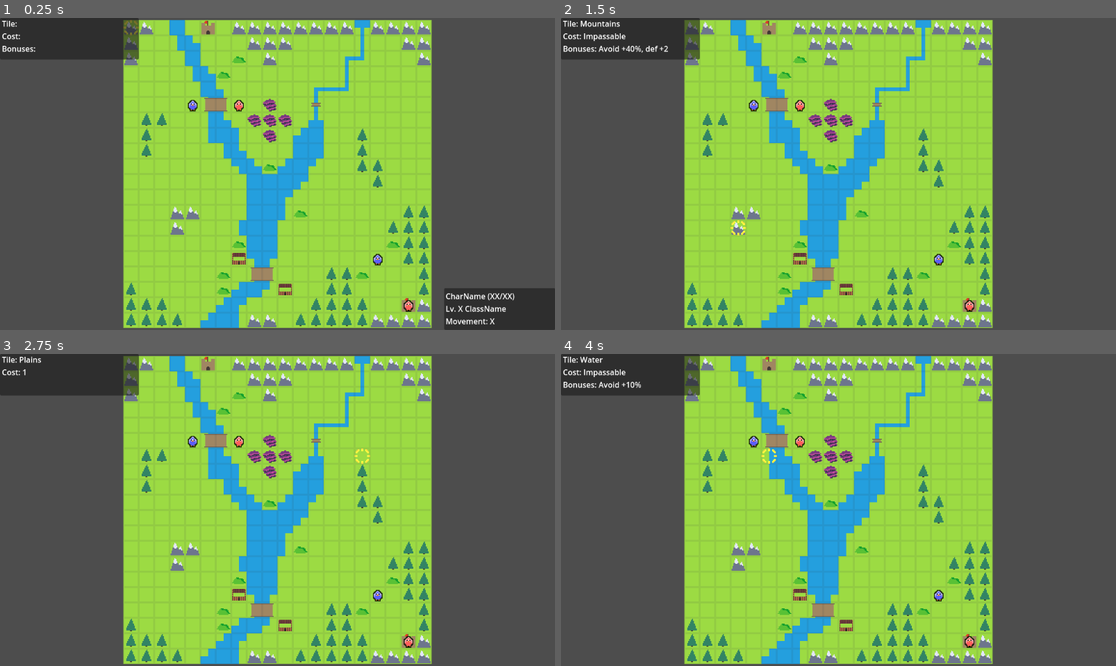
Above: before the commit, frames 1-4 (two rows, left to right).
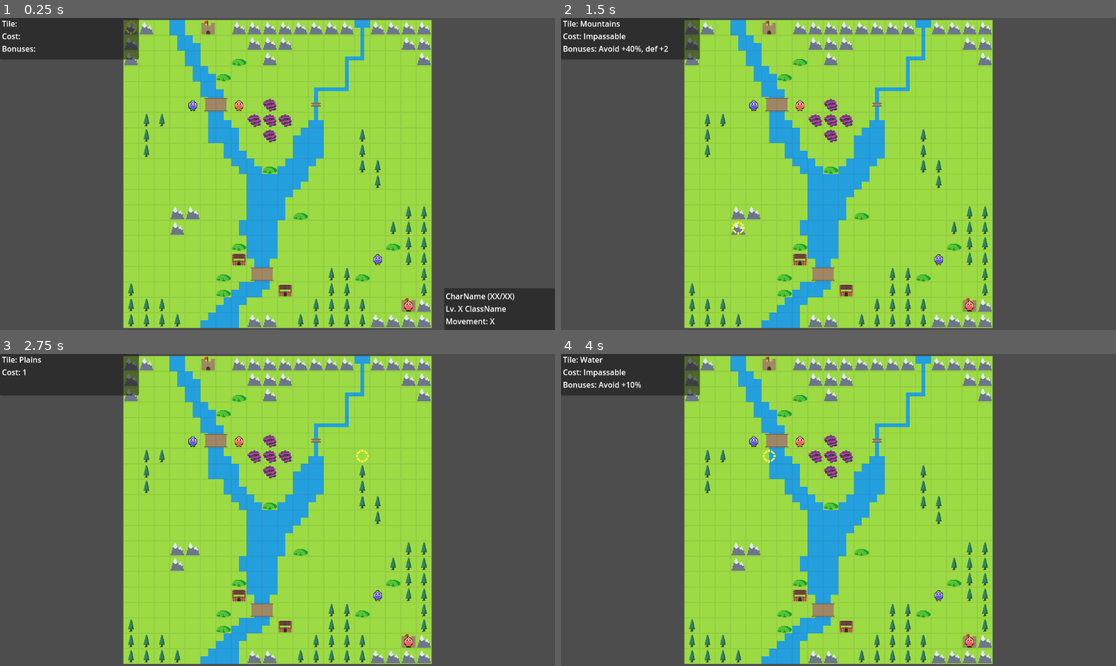
Above: after the commit, the same moments.

Repository: Kibibibit/chickenwarrior
Game: Godot game, scene res://src/scenes/main/main.tscn
Same seed, same stepped clock (60 frames per second), same inputs: the game is played once before the commit and once after it.
Inputs (mouse positions are in pixels of both pictures, inside the frame that each line leads up to):
- Up to frame 1 (0.25 s): no input
- Up to frame 2 (1.5 s): tap Enter (ui_accept) at 0.5, 0.77, 1.25 s; move the mouse to (960, 158) at 0.52 s; hold Right (ui_right) 0.53-1.28 s; click (960, 158) at 0.67 s; move the mouse to (727, 189) at 1.27 s; hold Down (ui_down) from 1.28 s (still down)
- Up to frame 3 (2.75 s): tap Enter (ui_accept) at 1.52, 2 s; move the mouse to (333, 441) at 2.02 s; release Down (ui_down) at 2.03 s; hold Right (ui_right) from 2.03 s (still down)
- Up to frame 4 (4 s): tap Enter (ui_accept) at 2.75, 3.02, 3.5, 3.77 s; move the mouse to (810, 572) at 2.77 s; release Right (ui_right) at 2.78 s; hold Up (ui_up) 2.78-3.53 s; click (810, 572) at 2.92 s; move the mouse to (1005, 556) at 3.52 s; hold Left (ui_left) from 3.53 s (still down)

The runs differ from the first frame. In frame 1, 1.8% of the frame differs, in the area x 22-78%, y 0-99%; in frame 2, 1.8%; in frame 3, 1.8%; in frame 4, 1.8%, in the area x 22-78%, y 12-99%.

Commit message:
Started upscaling to 32px

Diff:
--- a/assets/tiles.tres
+++ b/assets/tiles.tres
@@ -1,25 +1,46 @@
 [gd_resource type="TileSet" load_steps=3 format=3 uid="uid://bcusgtqtrsfmy"]
 
-[ext_resource type="Texture2D" uid="uid://j0xtvxr8fbjs" path="res://assets/tiles.png" id="1_ym1q8"]
+[ext_resource type="Texture2D" uid="uid://b45rgagageibx" path="res://assets/tiles2x.png" id="1_87ebr"]
 
 [sub_resource type="TileSetAtlasSource" id="TileSetAtlasSource_iwoat"]
-texture = ExtResource("1_ym1q8")
+texture = ExtResource("1_87ebr")
+texture_region_size = Vector2i(32, 32)
 0:0/0 = 0
 1:0/0 = 0
 2:0/0 = 0
+3:0/0 = 0
+4:0/0 = 0
+5:0/0 = 0
 0:1/0 = 0
 1:1/0 = 0
 2:1/0 = 0
+3:1/0 = 0
+4:1/0 = 0
+5:1/0 = 0
 0:2/0 = 0
 1:2/0 = 0
 2:2/0 = 0
+3:2/0 = 0
+4:2/0 = 0
+5:2/0 = 0
 0:3/0 = 0
 1:3/0 = 0
 2:3/0 = 0
-3:0/0 = 0
-3:1/0 = 0
-3:2/0 = 0
 3:3/0 = 0
+4:3/0 = 0
+5:3/0 = 0
+0:4/0 = 0
+1:4/0 = 0
+2:4/0 = 0
+3:4/0 = 0
+4:4/0 = 0
+5:4/0 = 0
+0:5/0 = 0
+1:5/0 = 0
+2:5/0 = 0
+3:5/0 = 0
+4:5/0 = 0
+5:5/0 = 0
 
 [resource]
 sources/0 = SubResource("TileSetAtlasSource_iwoat")
--- a/resources/sprite_frames/chicken_map.tres
+++ b/resources/sprite_frames/chicken_map.tres
@@ -1,80 +1,80 @@
 [gd_resource type="SpriteFrames" load_steps=19 format=3 uid="uid://gvsnhenop7j7"]
 
-[ext_resource type="Texture2D" uid="uid://dwul81ipsyxe3" path="res://assets/map_sprites/chicken_map.png" id="1_m08en"]
+[ext_resource type="Texture2D" uid="uid://ct3bfegtdy526" path="res://assets/map_sprites/chicken_map2x.png" id="1_ljeh6"]
 
-[sub_resource type="AtlasTexture" id="AtlasTexture_226pi"]
-atlas = ExtResource("1_m08en")
-region = Rect2(0, 0, 16, 16)
+[sub_resource type="AtlasTexture" id="AtlasTexture_y7yxg"]
+atlas = ExtResource("1_ljeh6")
+region = Rect2(0, 0, 32, 32)
 
-[sub_resource type="AtlasTexture" id="AtlasTexture_e0ps7"]
-atlas = ExtResource("1_m08en")
-region = Rect2(0, 48, 16, 16)
+[sub_resource type="AtlasTexture" id="AtlasTexture_2l2jt"]
+atlas = ExtResource("1_ljeh6")
+region = Rect2(0, 96, 32, 32)
 
-[sub_resource type="AtlasTexture" id="AtlasTexture_pu66b"]
-atlas = ExtResource("1_m08en")
-region = Rect2(16, 48, 16, 16)
+[sub_resource type="AtlasTexture" id="AtlasTexture_v7p0j"]
+atlas = ExtResource("1_ljeh6")
+region = Rect2(32, 96, 32, 32)
 
-[sub_resource type="AtlasTexture" id="AtlasTexture_t2dks"]
-atlas = ExtResource("1_m08en")
-region = Rect2(32, 48, 16, 16)
+[sub_resource type="AtlasTexture" id="AtlasTexture_lm01i"]
+atlas = ExtResource("1_ljeh6")
+region = Rect2(64, 96, 32, 32)
 
-[sub_resource type="AtlasTexture" id="AtlasTexture_p25ml"]
-atlas = ExtResource("1_m08en")
-region = Rect2(48, 48, 16, 16)
+[sub_resource type="AtlasTexture" id="AtlasTexture_ig6q4"]
+atlas = ExtResource("1_ljeh6")
+region = Rect2(96, 96, 32, 32)
 
-[sub_resource type="AtlasTexture" id="AtlasTexture_kelj1"]
-atlas = ExtResource("1_m08en")
-region = Rect2(0, 16, 16, 16)
+[sub_resource type="AtlasTexture" id="AtlasTexture_ciidj"]
+atlas = ExtResource("1_ljeh6")
+region = Rect2(0, 32, 32, 32)
 
-[sub_resource type="AtlasTexture" id="AtlasTexture_edduc"]
-atlas = ExtResource("1_m08en")
-region = Rect2(16, 16, 16, 16)
+[sub_resource type="AtlasTexture" id="AtlasTexture_24ggv"]
+atlas = ExtResource("1_ljeh6")
+region = Rect2(32, 32, 32, 32)
 
-[sub_resource type="AtlasTexture" id="AtlasTexture_pg2id"]
-atlas = ExtResource("1_m08en")
-region = Rect2(32, 16, 16, 16)
+[sub_resource type="AtlasTexture" id="AtlasTexture_4fcvi"]
+atlas = ExtResource("1_ljeh6")
+region = Rect2(64, 32, 32, 32)
 
-[sub_resource type="AtlasTexture" id="AtlasTexture_npxbm"]
-atlas = ExtResource("1_m08en")
-region = Rect2(48, 16, 16, 16)
+[sub_resource type="AtlasTexture" id="AtlasTexture_hxod5"]
+atlas = ExtResource("1_ljeh6")
+region = Rect2(96, 32, 32, 32)
 
-[sub_resource type="AtlasTexture" id="AtlasTexture_q8x88"]
-atlas = ExtResource("1_m08en")
-region = Rect2(0, 0, 16, 16)
+[sub_resource type="AtlasTexture" id="AtlasTexture_pjk4y"]
+atlas = ExtResource("1_ljeh6")
+region = Rect2(0, 0, 32, 32)
 
-[sub_resource type="AtlasTexture" id="AtlasTexture_pyipl"]
-atlas = ExtResource("1_m08en")
-region = Rect2(16, 0, 16, 16)
+[sub_resource type="AtlasTexture" id="AtlasTexture_6e0wf"]
+atlas = ExtResource("1_ljeh6")
+region = Rect2(32, 0, 32, 32)
 
-[sub_resource type="AtlasTexture" id="AtlasTexture_tpb3e"]
-atlas = ExtResource("1_m08en")
-region = Rect2(32, 0, 16, 16)
+[sub_resource type="AtlasTexture" id="AtlasTexture_5lcrc"]
+atlas = ExtResource("1_ljeh6")
+region = Rect2(64, 0, 32, 32)
 
-[sub_resource type="AtlasTexture" id="AtlasTexture_4h5xm"]
-atlas = ExtResource("1_m08en")
-region = Rect2(48, 0, 16, 16)
+[sub_resource type="AtlasTexture" id="AtlasTexture_av43q"]
+atlas = ExtResource("1_ljeh6")
+region = Rect2(96, 0, 32, 32)
 
-[sub_resource type="AtlasTexture" id="AtlasTexture_0jsh7"]
-atlas = ExtResource("1_m08en")
-region = Rect2(0, 32, 16, 16)
+[sub_resource type="AtlasTexture" id="AtlasTexture_rsrer"]
+atlas = ExtResource("1_ljeh6")
+region = Rect2(0, 64, 32, 32)
 
-[sub_resource type="AtlasTexture" id="AtlasTexture_ylore"]
-atlas = ExtResource("1_m08en")
-region = Rect2(16, 32, 16, 16)
+[sub_resource type="AtlasTexture" id="AtlasTexture_pmty3"]
+atlas = ExtResource("1_ljeh6")
+region = Rect2(32, 64, 32, 32)
 
-[sub_resource type="AtlasTexture" id="AtlasTexture_cf2kw"]
-atlas = ExtResource("1_m08en")
-region = Rect2(32, 32, 16, 16)
+[sub_resource type="AtlasTexture" id="AtlasTexture_70jfd"]
+atlas = ExtResource("1_ljeh6")
+region = Rect2(64, 64, 32, 32)
 
-[sub_resource type="AtlasTexture" id="AtlasTexture_e4oy2"]
-atlas = ExtResource("1_m08en")
-region = Rect2(48, 32, 16, 16)
+[sub_resource type="AtlasTexture" id="AtlasTexture_grqo8"]
+atlas = ExtResource("1_ljeh6")
+region = Rect2(96, 64, 32, 32)
 
 [resource]
 animations = [{
 "frames": [{
 "duration": 1.0,
-"texture": SubResource("AtlasTexture_226pi")
+"texture": SubResource("AtlasTexture_y7yxg")
 }],
 "loop": true,
 "name": &"default",
@@ -82,16 +82,16 @@
 }, {
 "frames": [{
 "duration": 1.0,
-"texture": SubResource("AtlasTexture_e0ps7")
+"texture": SubResource("AtlasTexture_2l2jt")
 }, {
 "duration": 1.0,
-"texture": SubResource("AtlasTexture_pu66b")
+"texture": SubResource("AtlasTexture_v7p0j")
 }, {
 "duration": 1.0,
-"texture": SubResource("AtlasTexture_t2dks")
+"texture": SubResource("AtlasTexture_lm01i")
 }, {
 "duration": 1.0,
-"texture": SubResource("AtlasTexture_p25ml")
+"texture": SubResource("AtlasTexture_ig6q4")
 }],
 "loop": true,
 "name": &"highlight",
@@ -99,16 +99,16 @@
 }, {
 "frames": [{
 "duration": 1.0,
-"texture": SubResource("AtlasTexture_kelj1")
+"texture": SubResource("AtlasTexture_ciidj")
 }, {
 "duration": 1.0,
-"texture": SubResource("AtlasTexture_edduc")
+"texture": SubResource("AtlasTexture_24ggv")
 }, {
 "duration": 1.0,
-"texture": SubResource("AtlasTexture_pg2id")
+"texture": SubResource("AtlasTexture_4fcvi")
 }, {
 "duration": 1.0,
-"texture": SubResource("AtlasTexture_npxbm")
+"texture": SubResource("AtlasTexture_hxod5")
 }],
 "loop": true,
 "name": &"walk_backwards",
@@ -116,16 +116,16 @@
 }, {
 "frames": [{
 "duration": 1.0,
-"texture": SubResource("AtlasTexture_q8x88")
+"texture": SubResource("AtlasTexture_pjk4y")
 }, {
 "duration": 1.0,
-"texture": SubResource("AtlasTexture_pyipl")
+"texture": SubResource("AtlasTexture_6e0wf")
 }, {
 "duration": 1.0,
-"texture": SubResource("AtlasTexture_tpb3e")
+"texture": SubResource("AtlasTexture_5lcrc")
 }, {
 "duration": 1.0,
-"texture": SubResource("AtlasTexture_4h5xm")
+"texture": SubResource("AtlasTexture_av43q")
 }],
 "loop": true,
 "name": &"walk_forward",
@@ -133,16 +133,16 @@
 }, {
 "frames": [{
 "duration": 1.0,
-"texture": SubResource("AtlasTexture_0jsh7")
+"texture": SubResource("AtlasTexture_rsrer")
 }, {
 "duration": 1.0,
-"texture": SubResource("AtlasTexture_ylore")
+"texture": SubResource("AtlasTexture_pmty3")
 }, {
 "duration": 1.0,
-"texture": SubResource("AtlasTexture_cf2kw")
+"texture": SubResource("AtlasTexture_70jfd")
 }, {
 "duration": 1.0,
-"texture": SubResource("AtlasTexture_e4oy2")
+"texture": SubResource("AtlasTexture_grqo8")
 }],
 "loop": true,
 "name": &"walk_sideways",
--- /dev/null
+++ b/resources/sprite_frames/cursor_frames.tres
@@ -0,0 +1,25 @@
+[gd_resource type="SpriteFrames" load_steps=4 format=3 uid="uid://utsc716b2psc"]
+
+[ext_resource type="Texture2D" uid="uid://bd2jusogwjpdl" path="res://assets/cursor2x.png" id="1_dfu8y"]
+
+[sub_resource type="AtlasTexture" id="AtlasTexture_y1ymc"]
+atlas = ExtResource("1_dfu8y")
+region = Rect2(0, 0, 32, 32)
+
+[sub_resource type="AtlasTexture" id="AtlasTexture_473jn"]
+atlas = ExtResource("1_dfu8y")
+region = Rect2(32, 0, 32, 32)
+
+[resource]
+animations = [{
+"frames": [{
+"duration": 1.0,
+"texture": SubResource("AtlasTexture_y1ymc")
+}, {
+"duration": 1.0,
+"texture": SubResource("AtlasTexture_473jn")
+}],
+"loop": true,
+"name": &"default",
+"speed": 5.0
+}]
--- a/resources/tilesets/test_map_tileset.tres
+++ b/resources/tilesets/test_map_tileset.tres
@@ -1,49 +1,51 @@
 [gd_resource type="TileSet" script_class="MapTileSet" load_steps=5 format=3 uid="uid://dxvy85xtp5bhc"]
 
 [ext_resource type="Script" path="res://src/scripts/resource_types/map_tile_set.gd" id="1_7ixvu"]
-[ext_resource type="Texture2D" uid="uid://j0xtvxr8fbjs" path="res://assets/tiles.png" id="2_3v5l6"]
+[ext_resource type="Texture2D" uid="uid://2lo741jgy7f" path="res://assets/32maptiles.png" id="2_uda7r"]
 [ext_resource type="Texture2D" uid="uid://qlc60ckwf5g8" path="res://assets/tile_mappings.png" id="3_duyno"]
 
 [sub_resource type="TileSetAtlasSource" id="TileSetAtlasSource_0b11w"]
-texture = ExtResource("2_3v5l6")
+texture = ExtResource("2_uda7r")
+texture_region_size = Vector2i(32, 32)
 0:0/0 = 0
 1:0/0 = 0
 2:0/0 = 0
-3:0/0 = 0
 0:1/0 = 0
 1:1/0 = 0
 2:1/0 = 0
-3:1/0 = 0
 0:2/0 = 0
 1:2/0 = 0
 2:2/0 = 0
+3:0/0 = 0
+4:0/0 = 0
+5:0/0 = 0
+3:1/0 = 0
+4:1/0 = 0
+5:1/0 = 0
 3:2/0 = 0
+4:2/0 = 0
+5:2/0 = 0
 0:3/0 = 0
 1:3/0 = 0
 2:3/0 = 0
 3:3/0 = 0
-4:0/0 = 0
-4:1/0 = 0
-4:2/0 = 0
 4:3/0 = 0
-4:4/0 = 0
-4:5/0 = 0
-3:5/0 = 0
-2:5/0 = 0
-1:5/0 = 0
-0:5/0 = 0
+5:3/0 = 0
+0:4/0 = 0
 1:4/0 = 0
 2:4/0 = 0
 3:4/0 = 0
-0:4/0 = 0
+4:4/0 = 0
+5:4/0 = 0
+0:5/0 = 0
+1:5/0 = 0
+2:5/0 = 0
+3:5/0 = 0
+4:5/0 = 0
 5:5/0 = 0
-5:4/0 = 0
-5:3/0 = 0
-5:2/0 = 0
-5:1/0 = 0
-5:0/0 = 0
 
 [resource]
+tile_size = Vector2i(32, 32)
 sources/0 = SubResource("TileSetAtlasSource_0b11w")
 script = ExtResource("1_7ixvu")
 tile_dictionary = {
--- a/src/prefabs/battle_prefabs/cursor/cursor.gd
+++ b/src/prefabs/battle_prefabs/cursor/cursor.gd
@@ -1,9 +1,9 @@
-extends Sprite2D
+extends AnimatedSprite2D
 class_name Cursor
 
 const SELECT: int = 0
 const DESELECT: int = 1
-const CURSOR_SPEED: int = 350
+const CURSOR_SPEED: int = 700
 
 signal cursor_moved(tile: Vector2i)
 signal cursor_action(action_type: int)
@@ -77,7 +77,7 @@
 			cursor_moved.emit(tile)
 
 func _floor_position(vector: Vector2) -> Vector2i:
-	vector /= 16
+	vector /= Map.TILE_SIZE
 	vector = vector.floor()
 	return vector
 
@@ -88,5 +88,9 @@
 		Input.mouse_mode = Input.MOUSE_MODE_HIDDEN
 
 func _process(delta: float) -> void:
+	if (position.is_equal_approx(tile*Map.TILE_SIZE)):
+		frame = 0
+	else:
+		frame = 1
 	position.x = move_toward(position.x, tile.x * Map.TILE_SIZE, delta*CURSOR_SPEED)
 	position.y = move_toward(position.y, tile.y * Map.TILE_SIZE, delta*CURSOR_SPEED)
--- a/src/prefabs/battle_prefabs/cursor/cursor.tscn
+++ b/src/prefabs/battle_prefabs/cursor/cursor.tscn
@@ -1,10 +1,8 @@
 [gd_scene load_steps=2 format=3 uid="uid://bm4bfgp3fbrmf"]
 
-[ext_resource type="Texture2D" uid="uid://lx5v8d30dngl" path="res://assets/map_icons.png" id="1_peqvn"]
+[ext_resource type="SpriteFrames" uid="uid://utsc716b2psc" path="res://resources/sprite_frames/cursor_frames.tres" id="1_x71td"]
 
-[node name="Cursor" type="Sprite2D"]
+[node name="Cursor" type="AnimatedSprite2D"]
 texture_filter = 1
-texture = ExtResource("1_peqvn")
+sprite_frames = ExtResource("1_x71td")
 centered = false
-region_enabled = true
-region_rect = Rect2(0, 0, 16, 16)
--- a/src/prefabs/battle_prefabs/unit/unit.gd
+++ b/src/prefabs/battle_prefabs/unit/unit.gd
@@ -23,7 +23,7 @@
 const TEAM_ENEMY: int = 1
 const TEAM_ALLY: int = 2
 
-const UNIT_MOVE_SPEED: int = 400
+const UNIT_MOVE_SPEED: int = 700
 
 
 signal move_finished
--- a/src/prefabs/maps/map.gd
+++ b/src/prefabs/maps/map.gd
@@ -1,7 +1,7 @@
 extends TileMap
 class_name Map
 
-const TILE_SIZE: int = 16
+const TILE_SIZE: int = 32
 
 @onready
 var _unit_parent = $Units
--- a/src/prefabs/maps/test_map/test_map.tscn
+++ b/src/prefabs/maps/test_map/test_map.tscn
@@ -37,6 +37,7 @@
 z_index = -1
 texture_filter = 1
 tile_set = ExtResource("1_ne74p")
+cell_quadrant_size = 32
 format = 2
 layer_0/tile_data = PackedInt32Array(0, 262144, 0, 65536, 262144, 0, 131072, 262144, 0, 196608, 0, 0, 262144, 0, 0, 327 …(6126 unchanged characters)…
 script = ExtResource("2_h3isd")
@@ -45,30 +46,30 @@
 z_index = 10
 
 [node name="TestSteve" parent="Units" instance=ExtResource("2_je2jo")]
-material = SubResource("ShaderMaterial_cotsw")
-position = Vector2(64, 80)
+material = SubResource("ShaderMaterial_bms8k")
+position = Vector2(128, 160)
 character = ExtResource("3_a0t6i")
 tile = Vector2i(4, 5)
 hp = 28
 
 [node name="TestBob" parent="Units" instance=ExtResource("2_je2jo")]
-material = SubResource("ShaderMaterial_7j837")
-position = Vector2(288, 288)
+material = SubResource("ShaderMaterial_2wf2l")
+position = Vector2(576, 576)
 character = ExtResource("7_x2vwp")
 team = 1
 tile = Vector2i(18, 18)
 hp = 27
 
 [node name="TestAlice" parent="Units" instance=ExtResource("2_je2jo")]
-material = SubResource("ShaderMaterial_hnbin")
-position = Vector2(256, 240)
+material = SubResource("ShaderMaterial_4abud")
+position = Vector2(512, 480)
 character = ExtResource("9_h38tm")
 tile = Vector2i(16, 15)
 hp = 28
 
 [node name="TestLisa" parent="Units" instance=ExtResource("2_je2jo")]
-material = SubResource("ShaderMaterial_kglto")
-position = Vector2(112, 80)
+material = SubResource("ShaderMaterial_84hfq")
+position = Vector2(224, 160)
 character = ExtResource("10_cg0gy")
 team = 1
 tile = Vector2i(7, 5)
--- a/src/scenes/battle_scene/battle_scene.tscn
+++ b/src/scenes/battle_scene/battle_scene.tscn
@@ -18,7 +18,6 @@
 offset_bottom = -324.0
 
 [node name="Camera2D" type="Camera2D" parent="."]
-zoom = Vector2(2, 2)
 
 [node name="TileHighlight" type="Node2D" parent="."]
 script = ExtResource("2_3cnms")
--- a/src/scripts/objects/arrows.gd
+++ b/src/scripts/objects/arrows.gd
@@ -49,7 +49,7 @@
 }
 
 
-var _arrow_texture: CompressedTexture2D = preload("res://assets/arrows.png")
+var _arrow_texture: CompressedTexture2D = preload("res://assets/arrows2x.png")
 var _start_point: Vector2i
 var map: Map
 var path: Array[Vector2i]
--- a/src/scripts/objects/map_grid_lines.gd
+++ b/src/scripts/objects/map_grid_lines.gd
@@ -2,7 +2,7 @@
 class_name MapGridLines
 
 
-var _grid_texture: CompressedTexture2D = preload("res://assets/grid_lines.png")
+var _grid_texture: CompressedTexture2D = preload("res://assets/grid_lines2x.png")
 var _transparent_material: ShaderMaterial = preload("res://resources/materials/transparent/transparent_material.tres").duplicate()
 
 var opacity: float = 0.1 : set = _set_opacity
--- a/src/scripts/objects/tile_highlight.gd
+++ b/src/scripts/objects/tile_highlight.gd
@@ -3,12 +3,12 @@
 
 
 var map: Map
-var _map_icons_texture: CompressedTexture2D = preload("res://assets/map_icons.png")
+var _map_icons_texture: CompressedTexture2D = preload("res://assets/tile_highlights.png")
 var _transparent_material: ShaderMaterial = preload("res://resources/materials/transparent/transparent_material.tres").duplicate()
 var get_cost_callback: Callable
 
-var _move_region: Rect2i = Rect2i(0,Map.TILE_SIZE,Map.TILE_SIZE, Map.TILE_SIZE)
-var _attack_region: Rect2i = Rect2i(Map.TILE_SIZE*2,Map.TILE_SIZE,Map.TILE_SIZE, Map.TILE_SIZE)
+var _move_region: Rect2i = Rect2i(0,0,Map.TILE_SIZE, Map.TILE_SIZE)
+var _attack_region: Rect2i = Rect2i(Map.TILE_SIZE*2,0,Map.TILE_SIZE, Map.TILE_SIZE)
 
 func get_move_tiles(unit: Unit, unit_positions: Dictionary) -> Array[Vector2i]:
 	var cost_map: Dictionary = {
Binary file changed: assets/32maptiles.aseprite
Binary file added: assets/32maptiles.png
Not shown, added: assets/32maptiles.png.import
Binary file changed: assets/arrows.aseprite
Binary file added: assets/arrows2x.png
Not shown, added: assets/arrows2x.png.import
Binary file added: assets/cursor2x.aseprite
Binary file added: assets/cursor2x.png
Not shown, added: assets/cursor2x.png.import
Binary file changed: assets/grid_lines.aseprite
Binary file added: assets/grid_lines2x.png
Not shown, added: assets/grid_lines2x.png.import
(and 12 more such lines)
